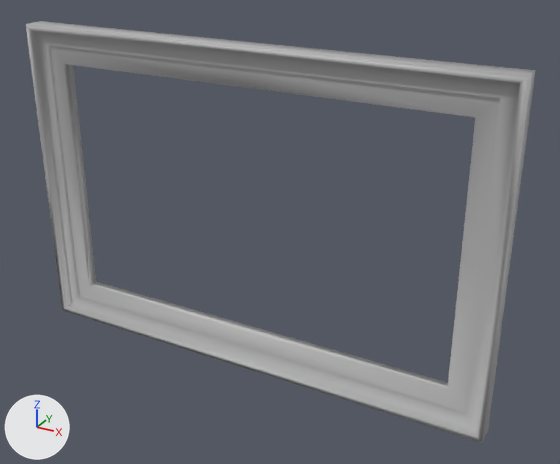
What one commit did to the FBX model Assets/Art/3D/Meshes/Frame/Room3/3D_Frame_R3_1a.fbx.
One viewpoint serves both versions: a 50 mm camera at (1.54, -2.56, 1.22) aimed at (0.13, 0.0, -0.06). Every picture has the same lights, and +X, +Y and +Z are marked at lower left. Where no turn or scale is listed for an object, it has been applied to the vertices.

Names of what the first picture shows: 'Frame_low'.
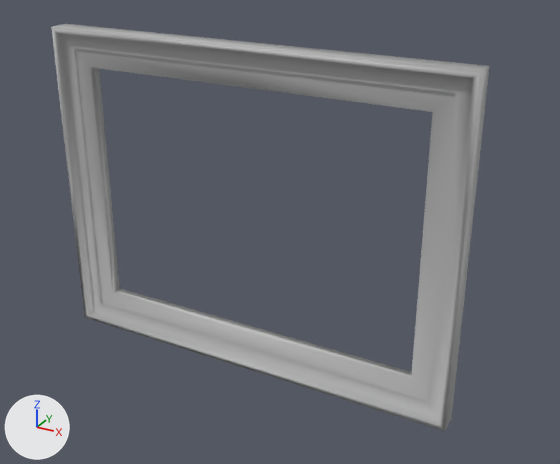
The change, as JSON lines over the scene's bpy script:
```json
{"block": "me_mesh", "where": "me_mesh.from_pydata(...)  # 64 vertices, 64 faces; spans x -1.06..1.06, y -0.09..0.0, z -0.7..0.7"}
{"block": "me_mesh", "where": "# used by ob_frame_low; location = (0.0, 0.0, 0.0)"}
{"block": "me_mesh", "change": "me_mesh part 1: all 24 vertices in x 0.9..1.06, y -0.09..0.0, z -0.7..0.7 are moved by (-0.15, 0.0, 0.0)"}
{"block": "me_mesh", "change": "me_mesh part 2: all 24 vertices in x -1.06..-0.9, y -0.09..0.0, z -0.7..0.7 are moved by (0.15, 0.0, 0.0)"}
```

Changed parts and their boxes [x1, y1, x2, y2] in the pictures (560 x 464 px; the box of a moved part takes in the faces that stretch with it):
```json
{"object": "Frame_low", "change": "reshaped", "before": [26, 21, 536, 443], "after": [51, 24, 490, 431], "on screen": "14% narrower"}
{"part": 1, "of": "me_mesh", "change": "moved or reshaped", "before": [409, 65, 536, 443], "after": [409, 65, 490, 431]}
{"part": 2, "of": "me_mesh", "change": "moved or reshaped", "before": [26, 21, 253, 367], "after": [51, 24, 253, 367]}
```
